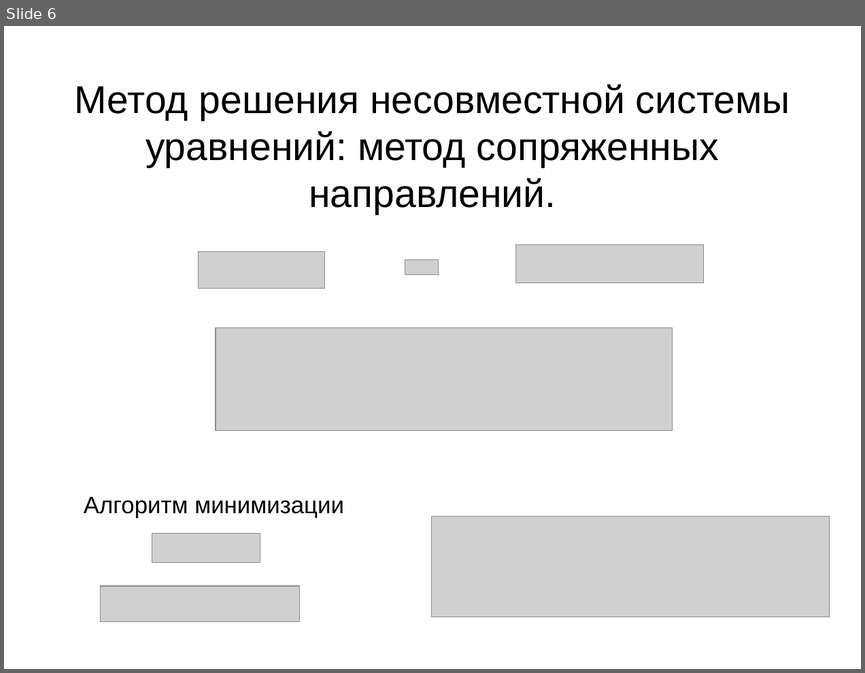
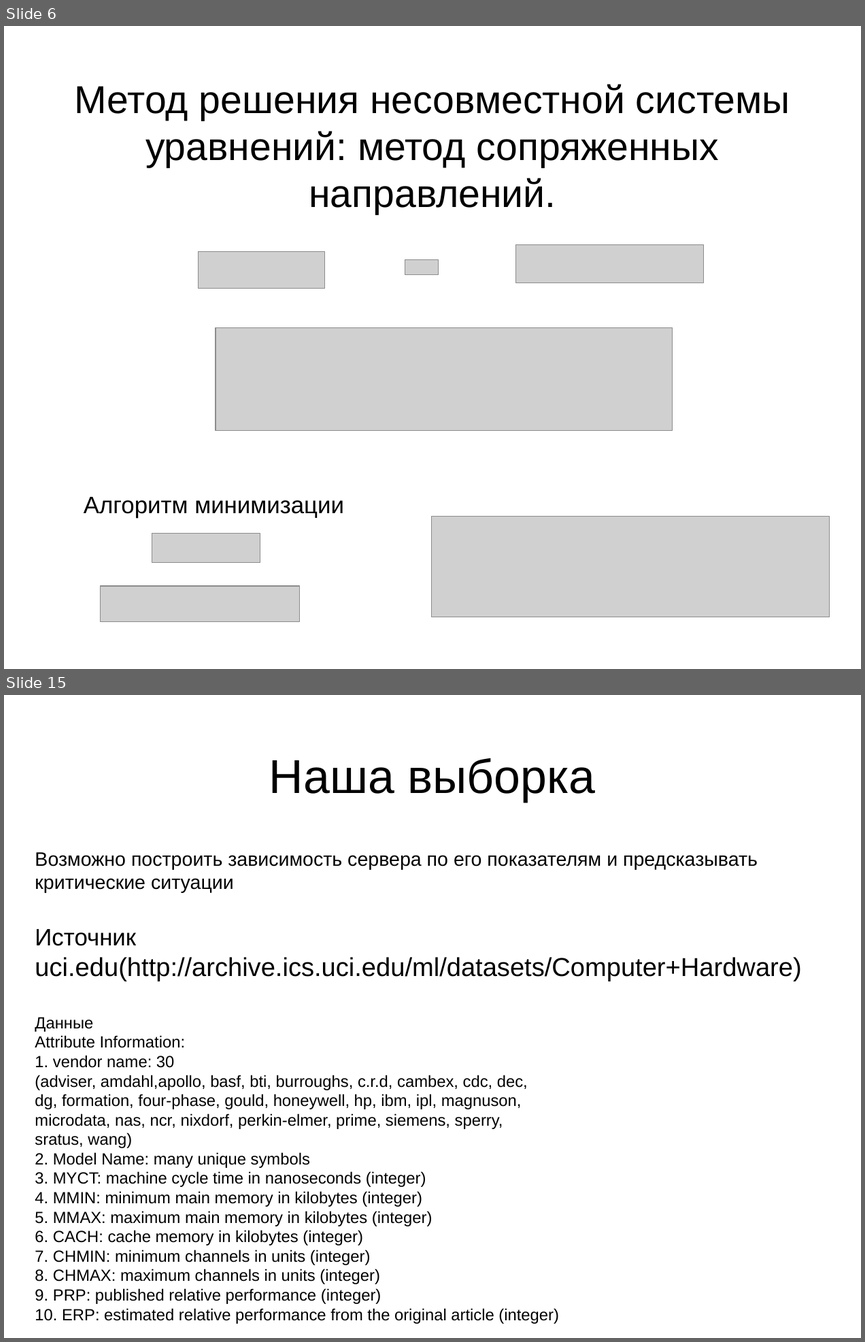
Before and after one commit to raptor3/OSA_lab_2, a slide deck: files/AvaTruFed.odp. Shown one above the other, each under a label of ours: slide 6 before the commit, slides 6 and 15 after it; the slides between them are not shown. The pictures are 865x673 and 865x1342 pixels, drawn with LibreOffice and Linux fonts; fonts in the diff are those of the drawing; grey boxes stand for pictures. Boxes give left, top, right and bottom in pixels: in the first picture for what was removed or moved away, otherwise in the second. Text is boxed around its words. In the diff, an @@ line names an element or a change of style, - is before the commit and + after.

```diff
--- a/files/AvaTruFed.odp
+++ b/files/AvaTruFed.odp
@@ slide 15 added at [4,695,861,1338], background #FFFFFF @@
@@ title added at [269,758,595,802], 44 pt, text #000000 @@
+Наша выборка
@@ text added at [35,852,801,1323], 15 pt, text #000000 @@
+Возможно построить зависимость сервера по его показателям и предсказывать критические ситуации
+Источник uci.edu(http://archive.ics.uci.edu/ml/datasets/Computer+Hardware)
+Данные
+Attribute Information:
+1. vendor name: 30
+(adviser, amdahl,apollo, basf, bti, burroughs, c.r.d, cambex, cdc, dec,
+dg, formation, four-phase, gould, honeywell, hp, ibm, ipl, magnuson,
+microdata, nas, ncr, nixdorf, perkin-elmer, prime, siemens, sperry,
+sratus, wang)
+2. Model Name: many unique symbols
+3. MYCT: machine cycle time in nanoseconds (integer)
+4. MMIN: minimum main memory in kilobytes (integer)
+5. MMAX: maximum main memory in kilobytes (integer)
+6. CACH: cache memory in kilobytes (integer)
+7. CHMIN: minimum channels in units (integer)
+8. CHMAX: maximum channels in units (integer)
+9. PRP: published relative performance (integer)
+10. ERP: estimated relative performance from the original article (integer)
```
Also in this commit, not shown: 2 slides changed, 9 other slides added, 13 slides removed, 12 other files.
